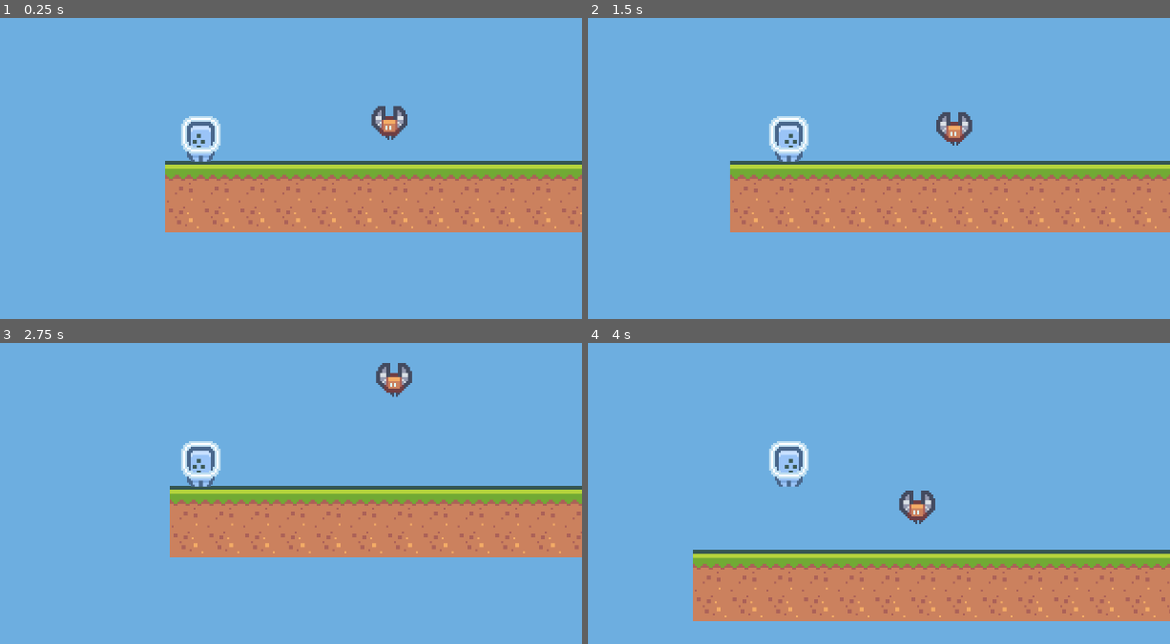
Above: before the commit, frames 1-4 (two rows, left to right).
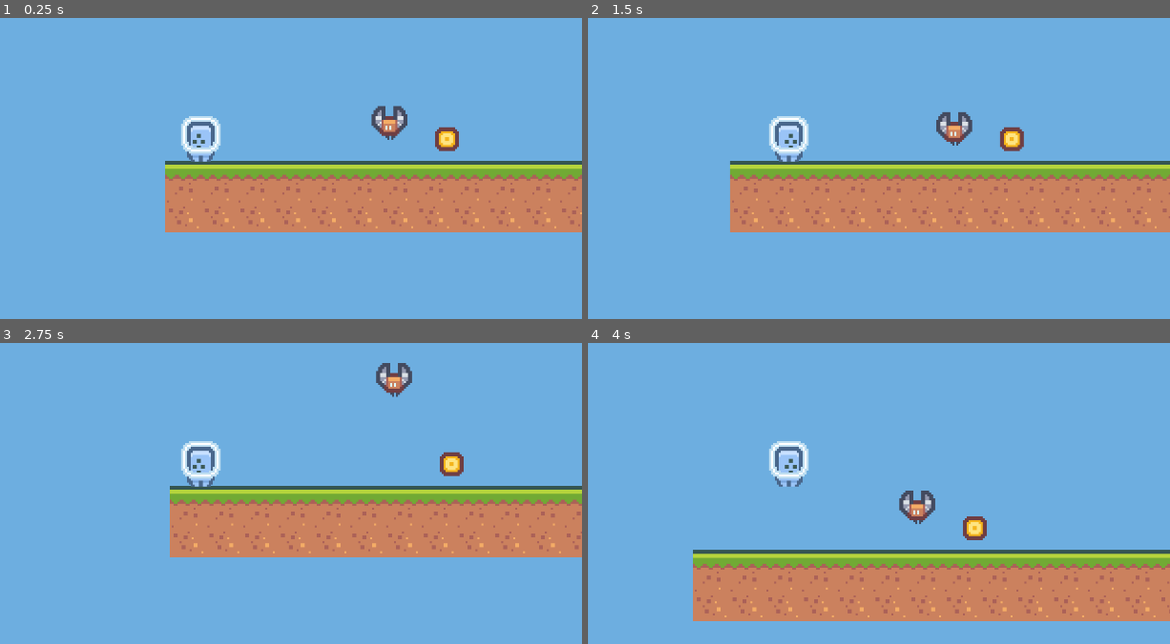
Above: after the commit, the same moments.

Repository: jeffchiudev/Platformer2DProject
Game: Godot game, scene res://Level1.tscn
Same seed, same stepped clock (60 frames per second), same inputs: the game is played once before the commit and once after it.
Inputs:
- Up to frame 1 (0.25 s): no input
- Up to frame 2 (1.5 s): hold Right from 0.53 s (still down); tap Space at 0.77 s
- Up to frame 3 (2.75 s): tap Space at 1.52 s; release Right at 2.03 s; hold Left from 2.03 s (still down)
- Up to frame 4 (4 s): release Left at 2.78 s; hold Right from 2.78 s (still down); tap Space at 3.02, 3.77 s

The runs differ from the first frame. In frame 1, 0.3% of the frame differs, in the area x 74-79%, y 36-45%; in frame 2, 0.3%; in frame 3, 0.3%; in frame 4, 0.3%.

Commit message:
turned spike node into tscn. create coin node with sprite and collision

Diff:
--- a/Level1.tscn
+++ b/Level1.tscn
@@ -4,13 +4,13 @@
 [ext_resource type="Script" uid="uid://b3h31y0nehlcn" path="res://Player.gd" id="2_dwyiq"]
 [ext_resource type="Texture2D" uid="uid://cjfbasl7eygp0" path="res://Sprites/Characters/character_0002.png" id="3_dn5ey"]
 [ext_resource type="PackedScene" uid="uid://hdgt8xvq3nhl" path="res://Enemy.tscn" id="4_dwyiq"]
-[ext_resource type="Script" uid="uid://cpbjqgnhd5sl4" path="res://Spikes.gd" id="5_lmyl5"]
-[ext_resource type="Texture2D" uid="uid://bj4phc7ceh37p" path="res://Sprites/Objects/tile_0068.png" id="6_mlbie"]
+[ext_resource type="PackedScene" uid="uid://cmdky3q65l6gg" path="res://Sprites/Objects/Spikes.tscn" id="5_dn5ey"]
+[ext_resource type="Texture2D" uid="uid://ydbe1tyhvygu" path="res://Sprites/Objects/tile_0151.png" id="6_lmyl5"]
 
 [sub_resource type="CapsuleShape2D" id="CapsuleShape2D_lmyl5"]
 
-[sub_resource type="RectangleShape2D" id="RectangleShape2D_s3sxq"]
-size = Vector2(18, 10.75)
+[sub_resource type="CircleShape2D" id="CircleShape2D_mlbie"]
+radius = 7.0
 
 [node name="Main" type="Node2D"]
 
@@ -45,15 +45,14 @@
 [node name="Enemy4" parent="." instance=ExtResource("4_dwyiq")]
 position = Vector2(562, -76)
 
-[node name="Spikes" type="Area2D" parent="."]
+[node name="Spikes" parent="." instance=ExtResource("5_dn5ey")]
 position = Vector2(261, -27)
-script = ExtResource("5_lmyl5")
 
-[node name="Sprite" type="Sprite2D" parent="Spikes"]
-texture = ExtResource("6_mlbie")
+[node name="Coin" type="Area2D" parent="."]
+position = Vector2(124, -11)
 
-[node name="CollisionShape2D" type="CollisionShape2D" parent="Spikes"]
-position = Vector2(0, 5.375)
-shape = SubResource("RectangleShape2D_s3sxq")
+[node name="Sprite" type="Sprite2D" parent="Coin"]
+texture = ExtResource("6_lmyl5")
 
-[connection signal="body_entered" from="Spikes" to="Spikes" method="_on_body_entered"]
+[node name="CollisionShape2D" type="CollisionShape2D" parent="Coin"]
+shape = SubResource("CircleShape2D_mlbie")
--- a/Player.gd
+++ b/Player.gd
@@ -3,6 +3,8 @@
 var move_speed : float = 100.0
 var jump_force : float = 200.0
 var gravity : float = 500.0
+
+var score : int = 0
 
 func _physics_process(delta: float) -> void:
 	if not is_on_floor():
@@ -28,3 +30,6 @@
 
 func game_over ():
 	get_tree().reload_current_scene()
+
+func add_score (amount):
+	score += amount
--- /dev/null
+++ b/Sprites/Objects/Spikes.tscn
@@ -0,0 +1,19 @@
+[gd_scene load_steps=4 format=3 uid="uid://cmdky3q65l6gg"]
+
+[ext_resource type="Script" uid="uid://cpbjqgnhd5sl4" path="res://Spikes.gd" id="1_5rmu6"]
+[ext_resource type="Texture2D" uid="uid://bj4phc7ceh37p" path="res://Sprites/Objects/tile_0068.png" id="2_2m03a"]
+
+[sub_resource type="RectangleShape2D" id="RectangleShape2D_s3sxq"]
+size = Vector2(18, 10.75)
+
+[node name="Spikes" type="Area2D"]
+script = ExtResource("1_5rmu6")
+
+[node name="Sprite" type="Sprite2D" parent="."]
+texture = ExtResource("2_2m03a")
+
+[node name="CollisionShape2D" type="CollisionShape2D" parent="."]
+position = Vector2(0, 5.375)
+shape = SubResource("RectangleShape2D_s3sxq")
+
+[connection signal="body_entered" from="." to="." method="_on_body_entered"]
